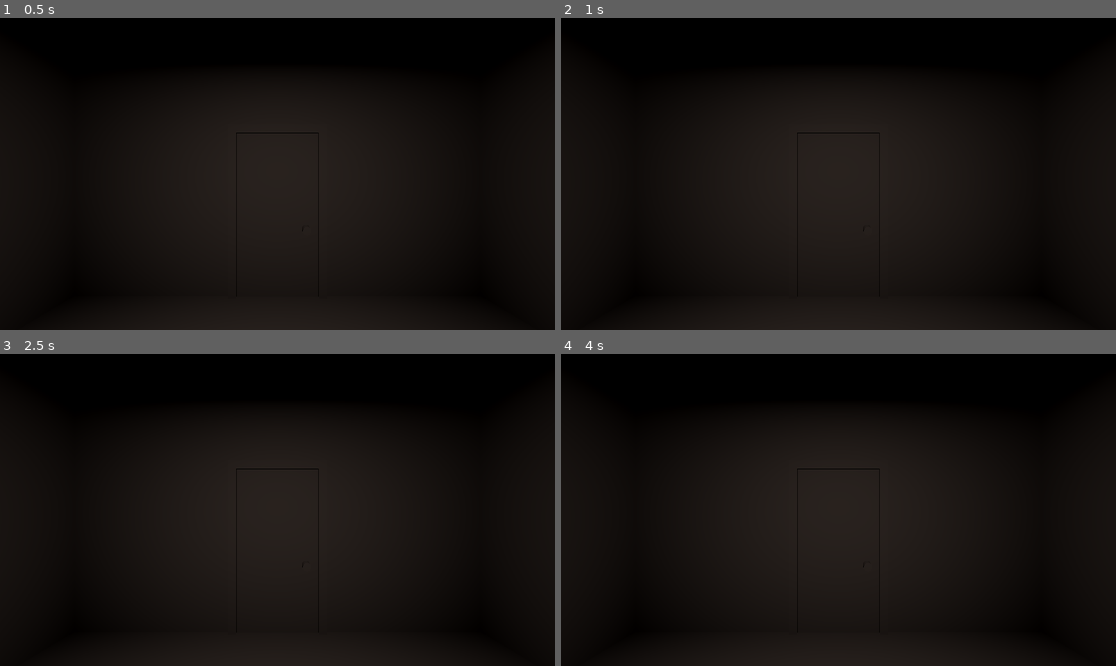
Above: before the commit, frames 1-4 (two rows, left to right).
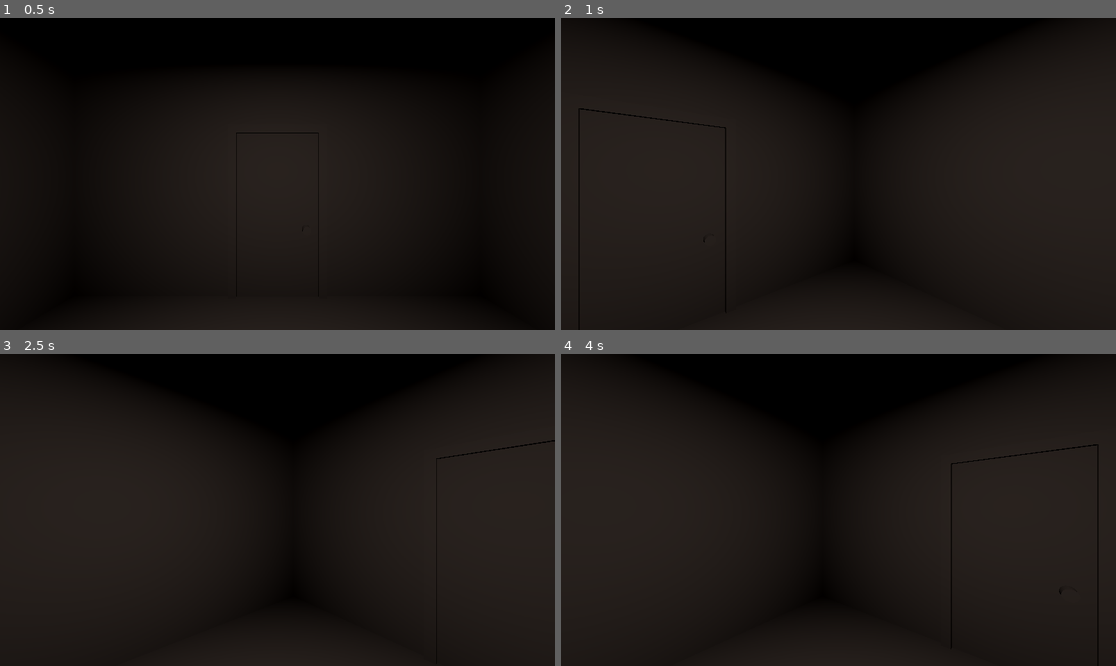
Above: after the commit, the same moments.

Repository: denniscarr/door
Game: Godot game, scene res://main/main.tscn
Same seed, same stepped clock (60 frames per second), same inputs: the game is played once before the commit and once after it.
Inputs:
- Up to frame 1 (0.5 s): no input
- Up to frame 2 (1 s): tap Enter at 0.5 s; hold Right (turn_right) from 0.53 s (still down)
- Up to frame 3 (2.5 s): release Right (turn_right) at 1.28 s; hold Left (turn_left) 1.28-2.03 s; tap Space at 2 s; hold Right (turn_right) from 2.03 s (still down)
- Up to frame 4 (4 s): release Right (turn_right) at 2.78 s; hold Up (move_forward) 2.78-3.53 s; tap Enter at 3.5 s; hold Left (turn_left) from 3.53 s (still down)

Frame 1 is identical in both runs. In frame 2, 8.7% of the frame differs, in the area x 5-98%, y 6-94%; in frame 3, 8.7%, in the area x 5-98%, y 6-95%; in frame 4, 8.7%.

Commit message:
Script player turning movement

Diff:
--- a/player/player.gd
+++ b/player/player.gd
@@ -1,6 +1,96 @@
 class_name Player
 extends Node3D
 
+signal request_move(dir: Constants.CompassDir)
+
+enum State {
+	IDLE,
+	TURNING_LEFT,
+	TURNING_RIGHT,
+	MOVING_FORWARD,
+}
+
+var _current_compass_dir: Constants.CompassDir = Constants.CompassDir.NORTH
+var _fsm_controller: FsmController
+
+
+func _ready():
+	_fsm_controller = FsmController.new()
+	_fsm_controller.register_state(State.IDLE, _define_idle_state())
+	_fsm_controller.register_state(State.TURNING_LEFT, _define_turning_left_state())
+	_fsm_controller.register_state(State.TURNING_RIGHT, _define_turning_right_state())
+	_fsm_controller.switch_state(State.IDLE)
+
+
 func _input(event: InputEvent):
-    if not event is InputEventKey:
-        return
+	_fsm_controller.input(event)
+
+
+func _create_turning_tween(target_angle: float) -> Tween:
+	var tween := create_tween()
+	var target_rotation = Vector3(0.0, target_angle, 0.0)
+	tween.tween_property(self, "rotation_degrees", target_rotation, 1.0)
+	return tween
+
+
+func _define_idle_state() -> FsmState:
+	var state := FsmState.new()
+
+	state.input_callback = func(event: InputEvent):
+		if event.is_action_pressed("turn_left"):
+			_fsm_controller.switch_state(State.TURNING_LEFT)
+		elif event.is_action_pressed("turn_right"):
+			_fsm_controller.switch_state(State.TURNING_RIGHT)
+		elif event.is_action_pressed("move_forward"):
+			request_move.emit(_current_compass_dir)
+
+	return state
+
+
+func _define_turning_left_state() -> FsmState:
+	var state := FsmState.new()
+
+	state.enter_callback = func():
+		match _current_compass_dir:
+			Constants.CompassDir.NORTH:
+				_current_compass_dir = Constants.CompassDir.WEST
+			Constants.CompassDir.WEST:
+				_current_compass_dir = Constants.CompassDir.SOUTH
+			Constants.CompassDir.SOUTH:
+				_current_compass_dir = Constants.CompassDir.EAST
+			Constants.CompassDir.EAST:
+				_current_compass_dir = Constants.CompassDir.NORTH
+
+		var tween := _create_turning_tween(rotation_degrees.y + 90.0)
+		tween.tween_callback(_fsm_controller.switch_state.bind(State.IDLE))
+
+	return state
+
+
+func _define_turning_right_state() -> FsmState:
+	var state := FsmState.new()
+
+	state.enter_callback = func():
+		match _current_compass_dir:
+			Constants.CompassDir.NORTH:
+				_current_compass_dir = Constants.CompassDir.EAST
+			Constants.CompassDir.EAST:
+				_current_compass_dir = Constants.CompassDir.SOUTH
+			Constants.CompassDir.SOUTH:
+				_current_compass_dir = Constants.CompassDir.WEST
+			Constants.CompassDir.WEST:
+				_current_compass_dir = Constants.CompassDir.NORTH
+
+		var tween := _create_turning_tween(rotation_degrees.y - 90.0)
+		tween.tween_callback(_fsm_controller.switch_state.bind(State.IDLE))
+
+	return state
+
+
+func _define_moving_forward_state() -> FsmState:
+	var state := FsmState.new()
+
+	state.enter_callback = func():
+		pass
+
+	return state
--- /dev/null
+++ b/util/fsm_controller.gd
@@ -0,0 +1,101 @@
+## This class can be used to help manage [FsmState]s more easily.
+class_name FsmController
+extends RefCounted
+
+## The key for the current state, or null if [switch_state] has never been called.
+var current_state_key: Variant:
+	get:
+		return _current_state_key
+
+## When [register_state] is called the states and their keys go in here.
+var _states_by_key: Dictionary[Variant, FsmState] = {}
+
+## The key for the current state
+var _current_state_key: Variant
+
+
+## Adds the specified state to the state machine, storing it with the specified key. This doesn't
+## change to the specified state. You need to call [switch_state] for that. [br]
+## Suggested keys: Enum or StringName. Strings will automatically be converted to StringName.
+func register_state(key: Variant, state: FsmState):
+	# Convert strings into string names for efficiency
+	if typeof(key) == TYPE_STRING:
+		key = StringName(key)
+
+	if _states_by_key.has(key):
+		push_error("Key has already been registered: %s" % key)
+		return
+
+	_states_by_key[key] = state
+
+
+## Calls [process_callback] of the current state
+func process_tick(delta: float):
+	if get_current_state():
+		get_current_state().process(delta)
+
+
+## Calls [physics_process_callback] of the current state
+func physics_tick(delta: float):
+	if get_current_state():
+		get_current_state().physics_process(delta)
+
+
+## Calls [input_callback] of the current state
+func input(event: InputEvent):
+	if get_current_state():
+		get_current_state().input(event)
+
+
+## Calls [network_process_callback] of the current state
+## This is specifically for the Snopek networking library
+func network_tick(p_input: Dictionary):
+	if get_current_state():
+		get_current_state().network_process(p_input)
+
+
+## Switch to the state with the specified key. The state/key must have been added with
+## [register_state] before calling this function.
+## The states themselves should be set up to call this function at the appropriate time.
+func switch_state(new_state_key: Variant):
+	# Any string keys will have been converted to StringName by [register_state]
+	if typeof(new_state_key) == TYPE_STRING:
+		new_state_key = StringName(new_state_key)
+
+	if not _states_by_key.has(new_state_key):
+		push_error("Key not found: %s" % new_state_key)
+		return
+
+	if new_state_key == _current_state_key:
+		return
+
+	if get_current_state():
+		get_current_state().exit()
+
+	_current_state_key = new_state_key
+
+	get_current_state().enter()
+
+
+## Changes to the specified state without calling enter or exit. Use this when rolling back to
+## a previous state.[br]
+## [forced_state_key] must have been added with [register_state] before calling this function.
+func force_state(forced_state_key: Variant):
+	# Any string keys will have been converted to StringName by [register_state]
+	if typeof(forced_state_key) == TYPE_STRING:
+		forced_state_key = StringName(forced_state_key)
+
+	if not _states_by_key.has(forced_state_key):
+		push_error("Key not found: %s" % forced_state_key)
+		return
+
+	_current_state_key = forced_state_key
+
+
+## Returns a reference to the current state, or [null] if [switch_state] has not yet been
+## successfully called.
+func get_current_state() -> FsmState:
+	if _states_by_key.has(_current_state_key):
+		return _states_by_key[_current_state_key]
+
+	return null
--- /dev/null
+++ b/util/fsm_state.gd
@@ -0,0 +1,81 @@
+class_name FsmState
+extends RefCounted
+## Helper class for setting up finite state machines.
+## Can be extended, or you can setup callback functions manually.
+##
+## To avoid writing a bunch of boilerplate, you can use the FsmController class to manage the states
+## for you.
+##
+## IMPORTANT:
+## For this to work, you have to manually call the process, physics_process and input functions
+## from some other script, or through FsmController.
+
+## An optional name id. Can be useful for debugging, etc.
+var name: String
+
+## A function to call when this state is entered
+var enter_callback: Callable = func(): pass
+
+## A function to call during process frames
+var process_callback: Callable = func(_delta: float): pass
+
+## A function to call during physics process frames
+var physics_process_callback: Callable = func(_delta: float): pass
+
+## A function to call during network process ticks
+var network_process_callback: Callable = func(_input: Dictionary): pass
+
+## A function to call when the Godot _input event is invoked
+var input_callback: Callable = func(_event: InputEvent): pass
+
+## A function to call when the state is exited
+var exit_callback: Callable = func(): pass
+
+## Holds all the signal callbacks added with [add_signal_callback]
+var _callbacks_by_signal: Dictionary[Signal, Callable]
+
+
+## Call this when the state is first entered
+func enter() -> void:
+	# Add signal listeners
+	for sig: Signal in _callbacks_by_signal:
+		if not sig.is_connected(_callbacks_by_signal[sig]):
+			sig.connect(_callbacks_by_signal[sig])
+
+	enter_callback.call()
+
+
+## Call this during the process frame
+func process(delta: float) -> void:
+	process_callback.call(delta)
+
+
+## Call this during the physics process frame
+func physics_process(delta: float) -> void:
+	physics_process_callback.call(delta)
+
+
+## Call this during network process
+func network_process(input_dic: Dictionary) -> void:
+	network_process_callback.call(input_dic)
+
+
+## Call this from the Godot _input function
+func input(event: InputEvent) -> void:
+	input_callback.call(event)
+
+
+## Call this just before changing to a different state
+func exit() -> void:
+	# Disconnect signal listeners
+	for sig: Signal in _callbacks_by_signal:
+		if sig.is_connected(_callbacks_by_signal[sig]):
+			sig.disconnect(_callbacks_by_signal[sig])
+
+	exit_callback.call()
+
+
+## Adds a callback for the given signal. It will be automatically connected/disconnected when the
+## FsmState is entered/exited.
+func add_signal_callback(sig: Signal, callback: Callable):
+	_callbacks_by_signal[sig] = callback
Not shown, added: util/fsm_controller.gd.uid
Not shown, added: util/fsm_state.gd.uid
